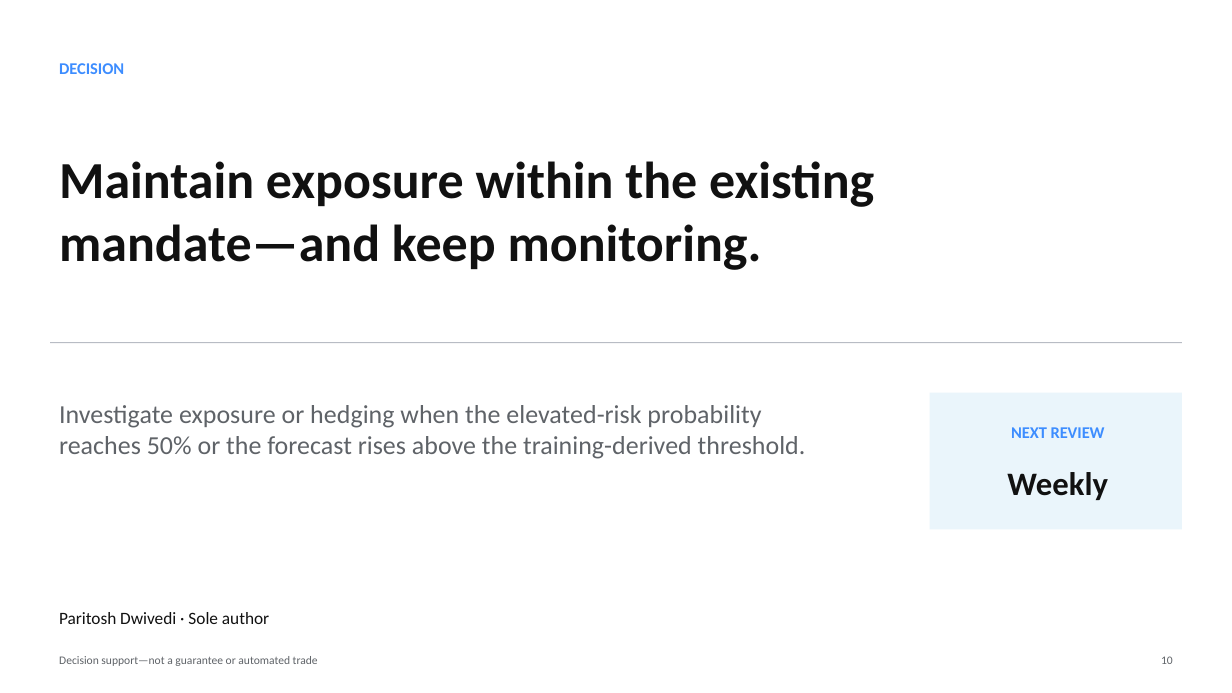
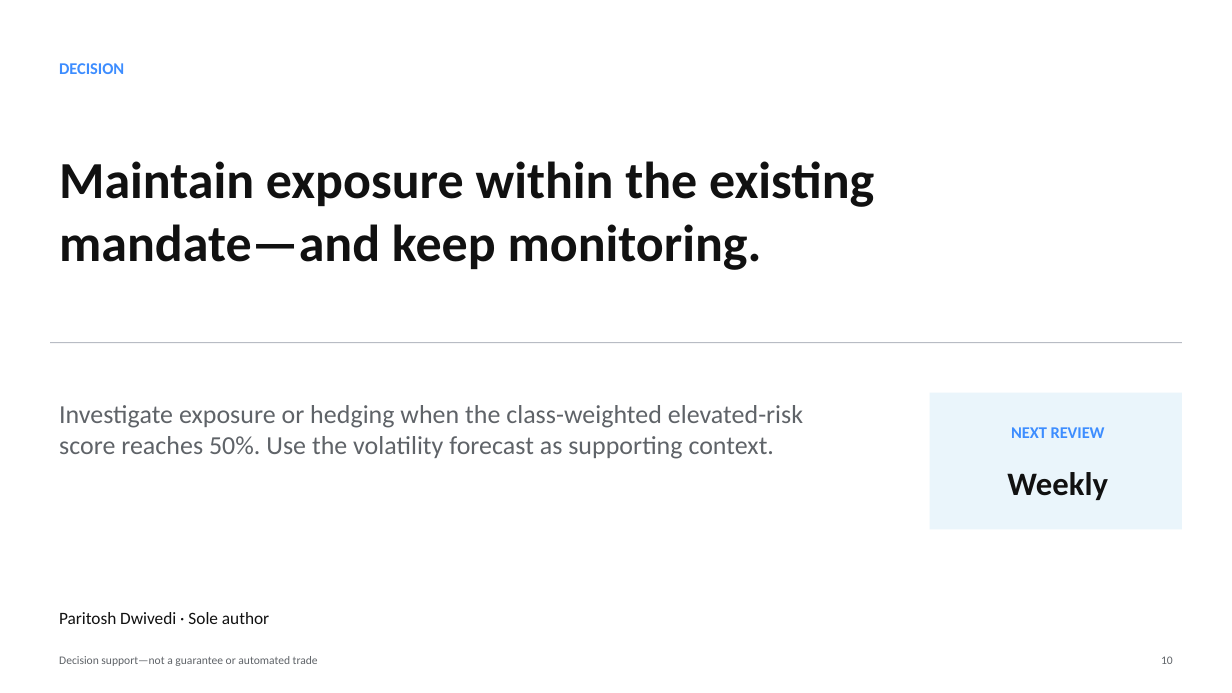
Before and after one commit to pdwi2020/bootcamp_paritosh_dwivedi, a slide deck: slide 10 of project/reports/stakeholder_presentation.pptx. Drawn at 1232x693 pixels with LibreOffice and Linux fonts; fonts in the diff are those of the drawing. Boxes give left, top, right and bottom in pixels: in the first picture for what was removed or moved away, otherwise in the second. Text is boxed around its words. In the diff, an @@ line names an element or a change of style, - is before the commit and + after.

```diff
--- a/project/reports/stakeholder_presentation.pptx
+++ b/project/reports/stakeholder_presentation.pptx
@@ text at (x1=59, y1=405, x2=803, y2=459): text changed @@
-Investigate exposure or hedging when the elevated-risk probability reaches 50% or the forecast rises above the training-derived threshold.
+Investigate exposure or hedging when the class-weighted elevated-risk score reaches 50%. Use the volatility forecast as supporting context.
```
Also in this commit, not shown: 6 other slides changed, 1 slide added, 1 slide removed, 30 other files.
